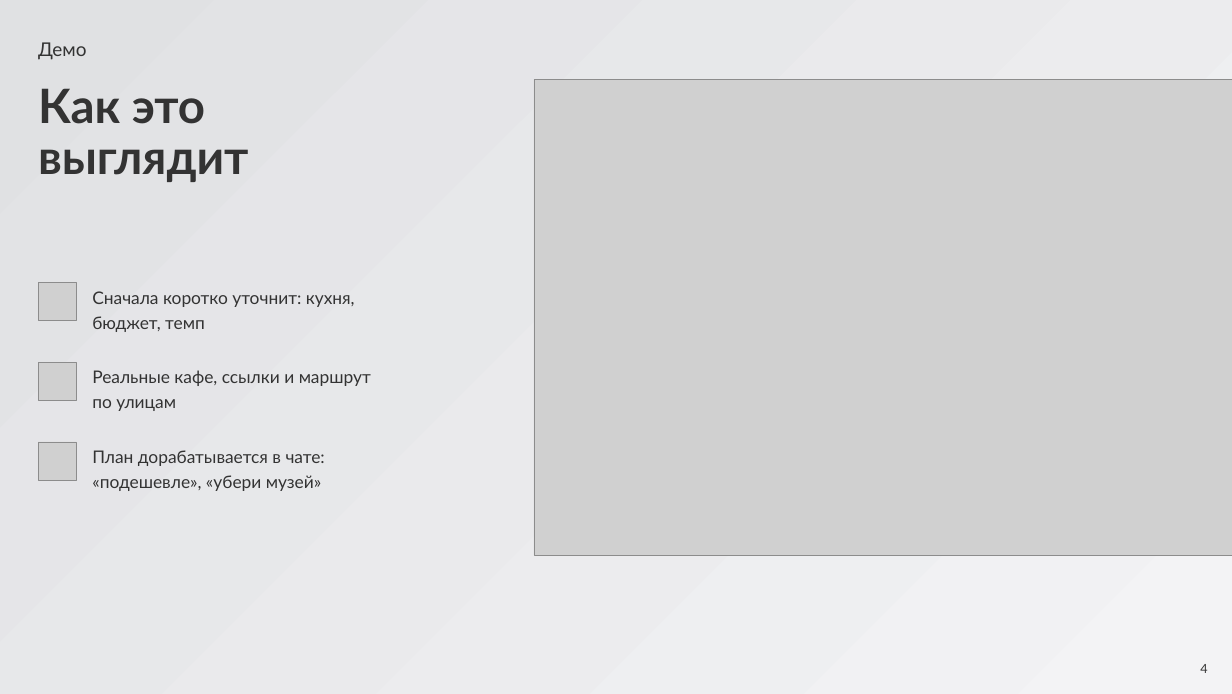
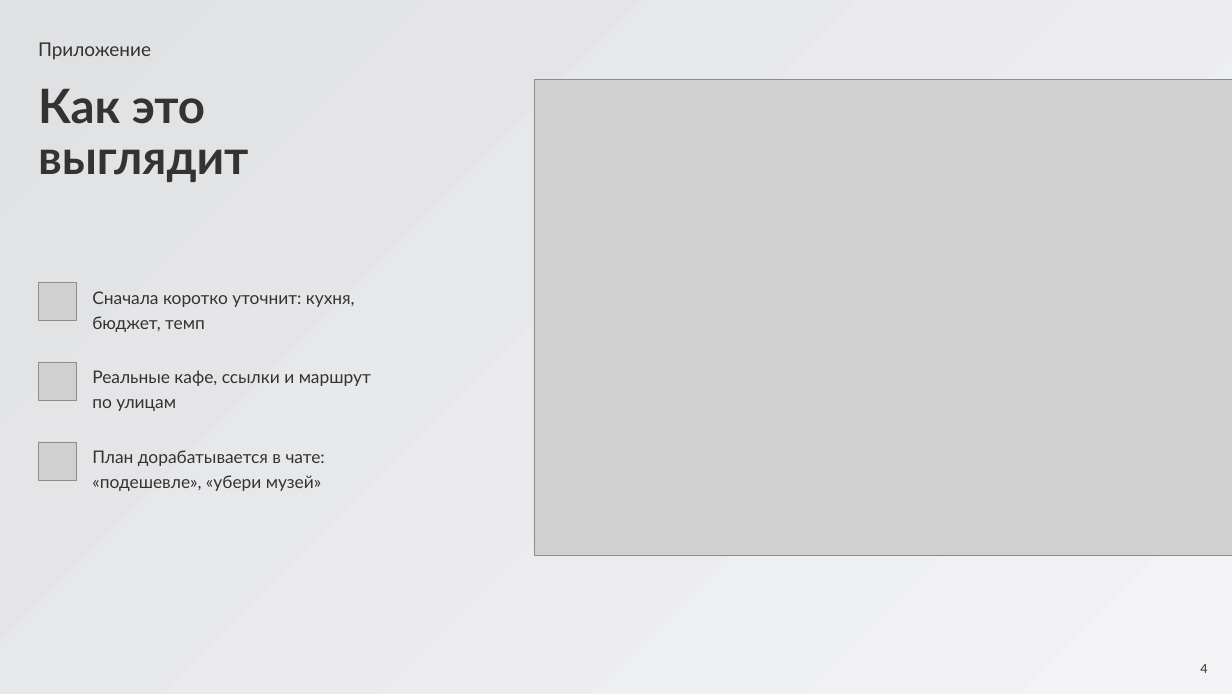
Before and after one commit to BessolitsinGleb/AI-ta, a slide deck: slide 4 of presentation/Amba_TBank.pptx. Drawn at 1232x694 pixels with LibreOffice and Linux fonts; fonts in the diff are those of the drawing; grey boxes stand for pictures; background and template pictures are left out. Boxes give left, top, right and bottom in pixels: in the first picture for what was removed or moved away, otherwise in the second. Text is boxed around its words. In the diff, an @@ line names an element or a change of style, - is before the commit and + after.

```diff
--- a/presentation/Amba_TBank.pptx
+++ b/presentation/Amba_TBank.pptx
@@ text at (x1=38, y1=42, x2=151, y2=60): text changed @@
-Демо
+Приложение
```
Also in this commit, not shown: 1 other slide changed, 14 other files.
